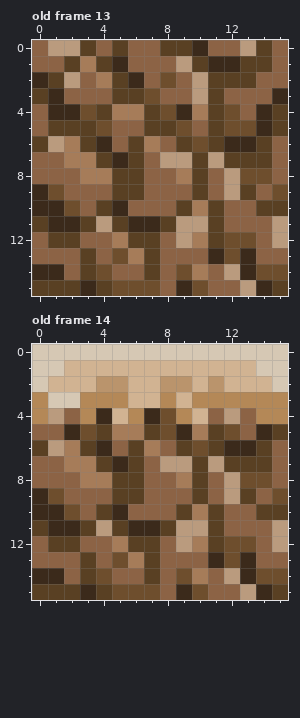
Pixel-art file: aseprite/main.aseprite. The first picture shows the starting point.
16x16 pixels, 299 frames. Colours within 5 levels of each other are drawn and written as one. Shown: old frame 13, old frame 14. The commit also changed other frames, which this record leaves out.
And afterwards:
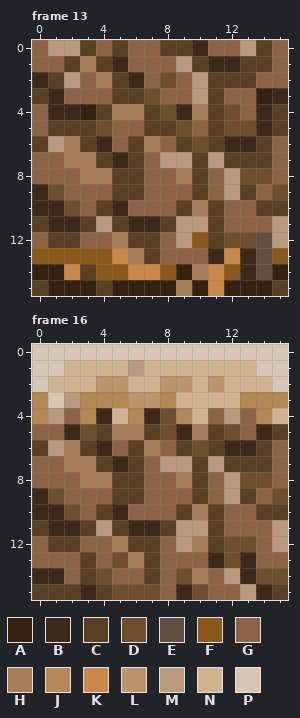
Palette (. is transparent): A #332111  B #3b2a1b  C #594023  D #6e4e2d  E #615041  F #8a581a  G #8c6345  H #a67c59  J #b48857  K #ca884b  L #ba946c  M #ba9b7e  N #d1b392  P #d6c8b4
A new or re-ordered frame is compared with the old frame closest to it.
What changed:
frames 299 -> 305
Frame 13 is new; against old frame 13, layer "main":
y 3: x 14 G -> A
y 4: x 3 D -> A
y 12: x 10 H -> F; x 14 G -> E
y 13: x 0..5 GGGCGD -> FFFFFK; x 12 D -> K; x 14..15 GG -> EF
y 14: x 0..2 BBG -> AAK; x 4..9 DGGCGD -> FFKKFA; x 11..12 GM -> KF; x 14..15 DD -> EA
y 15: x 1..3 CCB -> AAA; x 5..14 DDDGBDGGMB -> AAAAHAKAAA
Frame 16 is new; against old frame 14, layer "main":
y 1: x 6 N -> M
y 3: x 2 P -> M; x 6..7 NN -> LL; x 10..12 JJJ -> NNN
y 4: x 15 J -> N
Boxes around the changes in both pictures, in picture pixels (x1, y1, x2, y2):
changed: (256, 88, 272, 104)
changed: (80, 104, 96, 120)
changed: (32, 232, 288, 296)
changed: (128, 360, 288, 424)
changed: (64, 392, 80, 408)
